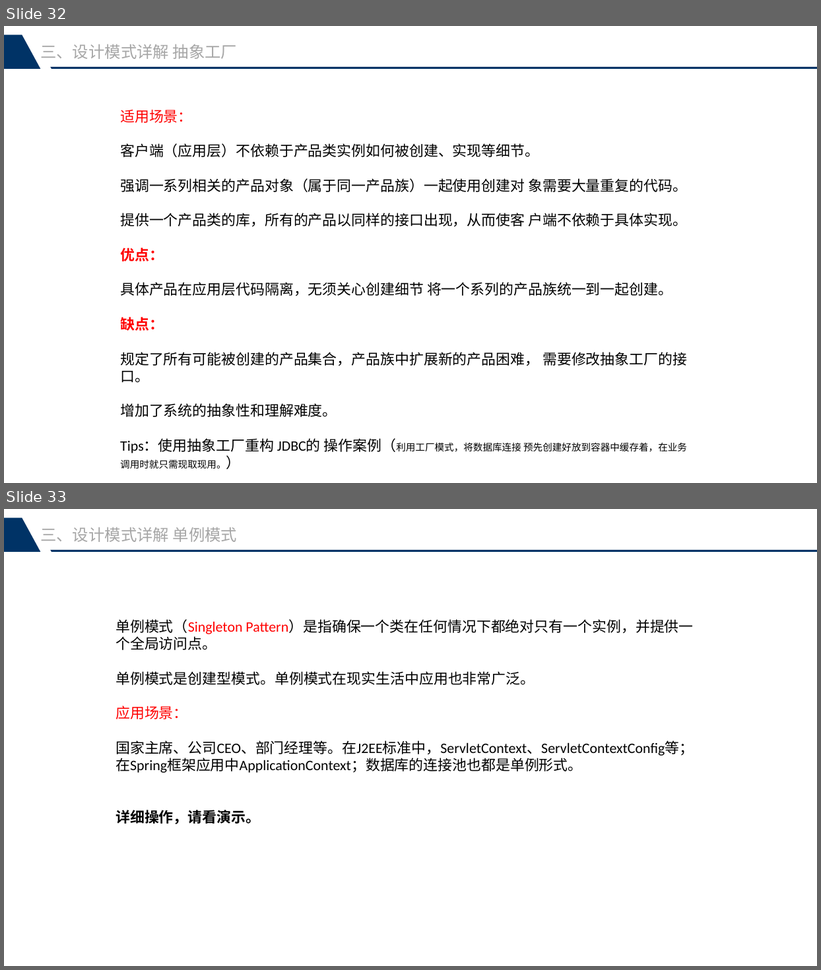
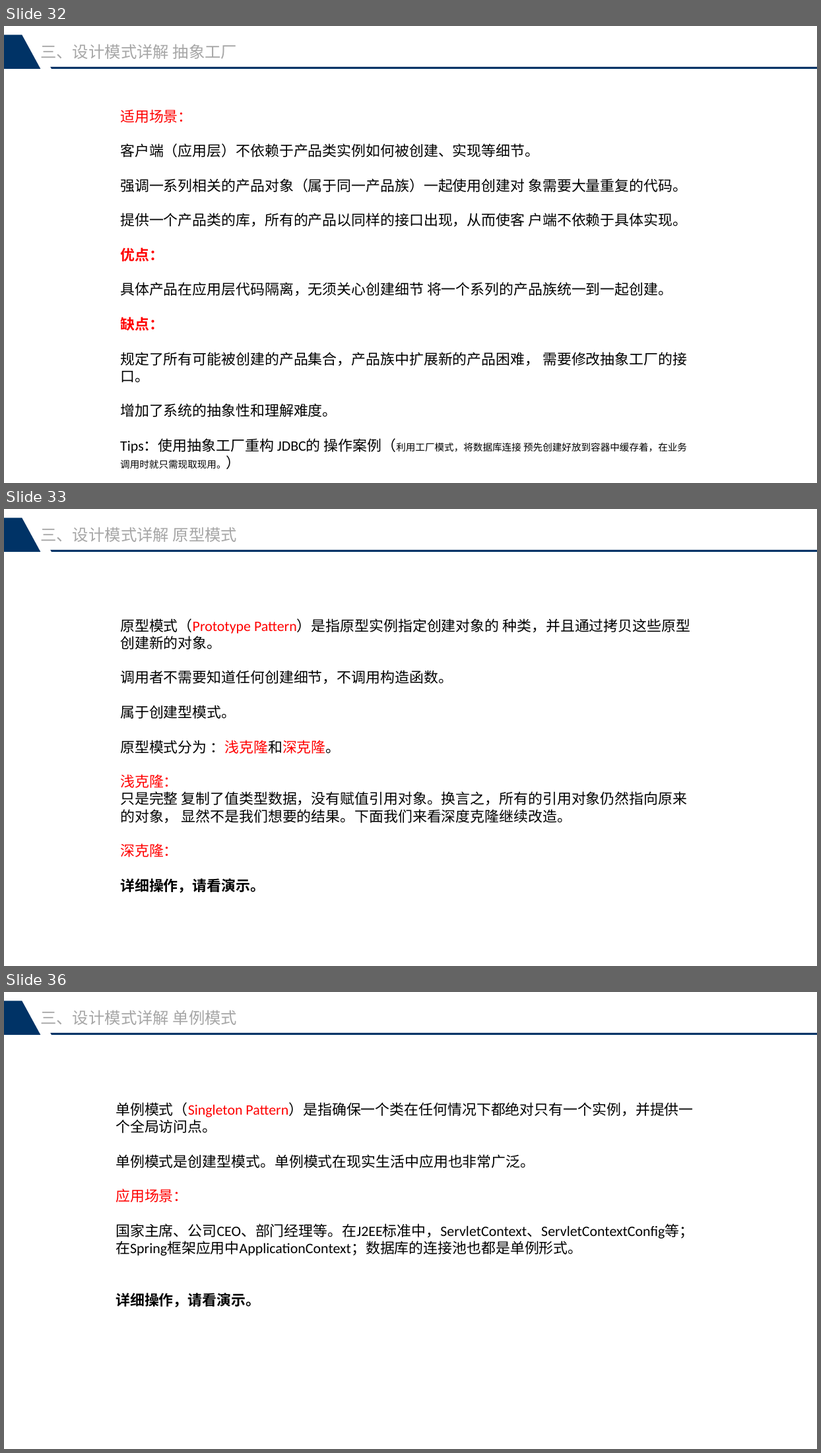
Before and after one commit to harrypottry/pattern, a slide deck: src/main/ppt/张继源-设计模式-20210511.pptx. Shown one above the other, each under a label of ours: slides 32 and 33 before the commit, slides 32, 33 and 36 after it; the slides between them are not shown. The pictures are 821x970 and 821x1453 pixels, drawn with LibreOffice and Linux fonts; fonts in the diff are those of the drawing. Boxes give left, top, right and bottom in pixels: in the first picture for what was removed or moved away, otherwise in the second. Text is boxed around its words. In the diff, an @@ line names an element or a change of style, - is before the commit and + after.

Commit message:
原型模式ppt

```diff
--- a/src/main/ppt/张继源-设计模式-20210511.pptx
+++ b/src/main/ppt/张继源-设计模式-20210511.pptx
@@ slide 33 added at [4, 509, 817, 966], background #FFFFFF @@
@@ freeform shape added at [4, 518, 40, 552], fill #003366 @@
@@ text added at [40, 527, 237, 542], 20 pt, text #A6A6A6 @@
+三、设计模式详解 原型模式
@@ freeform shape added at [50, 550, 817, 552], fill #003366 @@
@@ text added at [120, 619, 691, 893], 18 pt, text #000000 @@
+原型模式（Prototype Pattern）是指原型实例指定创建对象的 种类，并且通过拷贝这些原型创建新的对象。
+调用者不需要知道任何创建细节，不调用构造函数。
+属于创建型模式。
+原型模式分为 ：浅克隆和深克隆。
+浅克隆：
+只是完整 复制了值类型数据，没有赋值引用对象。换言之，所有的引用对象仍然指向原来的对象， 显然不是我们想要的结果。下面我们来看深度克隆继续改造。
+深克隆：
+详细操作，请看演示。
@@ what was slide 33 is now slide 36 @@
```
Also in this commit, not shown: 2 other slides added.
